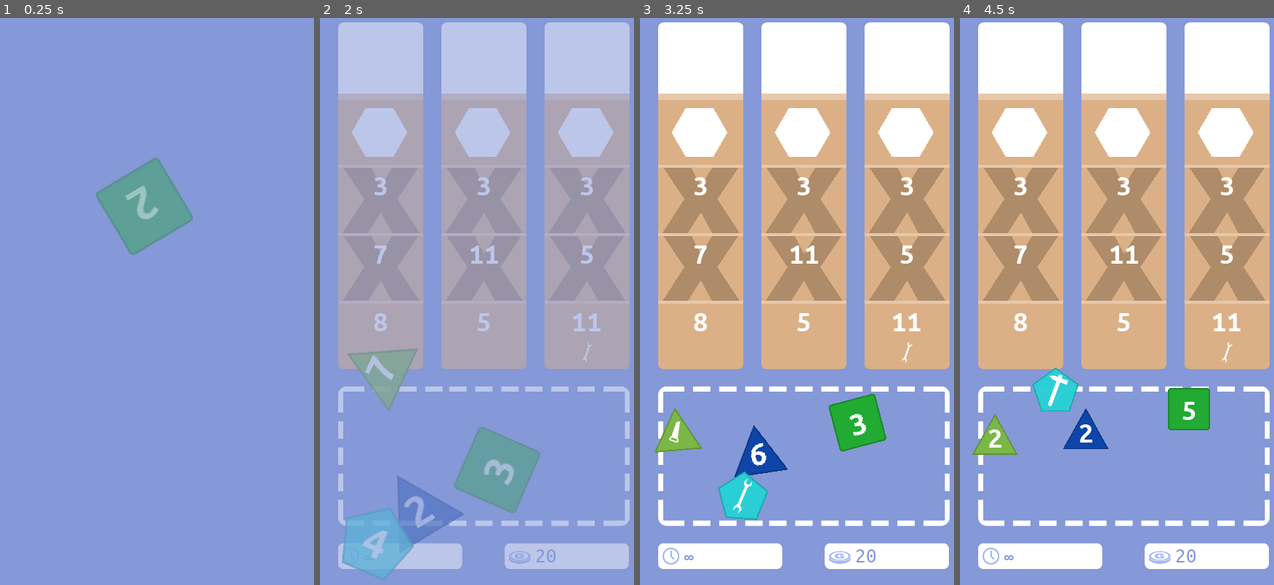
Above: before the commit, frames 1-4 (left to right).
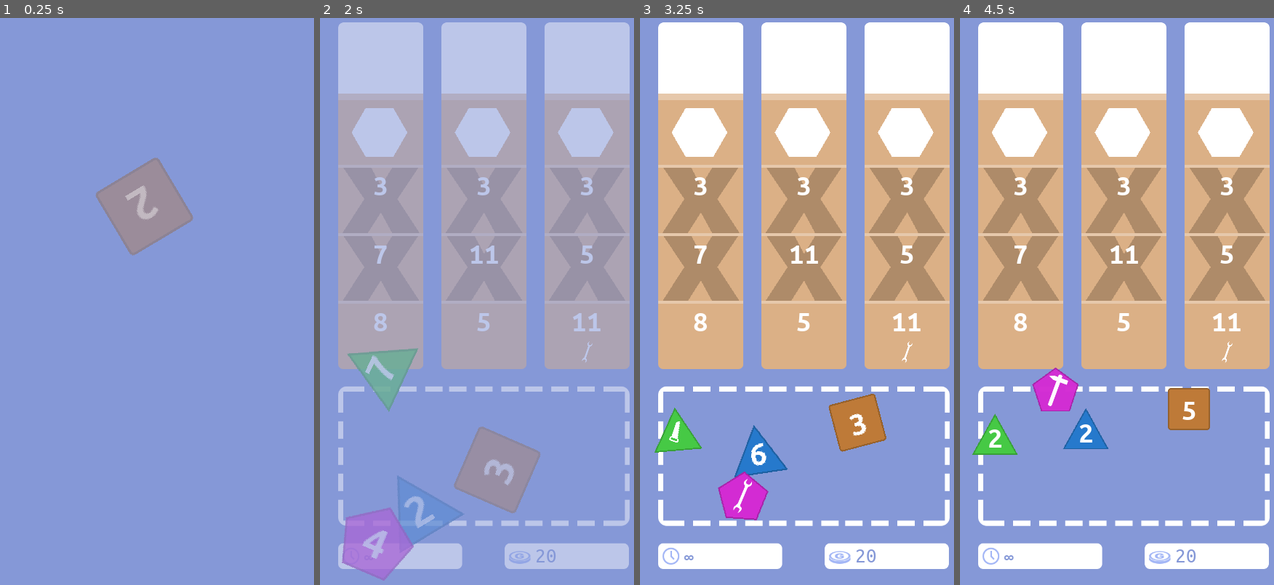
Above: after the commit, the same moments.

Repository: matzebond/DiceRepair
Game: Godot game, scene res://scenes/screens/RootNode.tscn
Same seed, same stepped clock (60 frames per second), same inputs: the game is played once before the commit and once after it.
Inputs (mouse positions are in pixels of both pictures, inside the frame that each line leads up to):
- Up to frame 1 (0.25 s): no input
- Up to frame 2 (2 s): tap Enter (ui_accept) at 0.5 s; drag from (451, 216) to (483, 397) at 0.52 s; drag from (323, 499) to (483, 397) at 1.27 s
- Up to frame 3 (3.25 s): move the mouse to (815, 471) at 2.02 s; click (815, 471) at 2.17 s; drag from (683, 414) to (699, 199) at 2.77 s
- Up to frame 4 (4.5 s): drag from (1079, 443) to (1019, 199) at 3.52 s; drag from (1073, 488) to (1019, 199) at 4.27 s

The runs differ from the first frame. In frame 1, 3.0% of the frame differs, in the area x 30-62%, y 24-42%; in frame 2, 4.3%, in the area x 6-71%, y 72-100%; in frame 3, 3.3%; in frame 4, 2.6%.

Commit message:
seperating dice colors

Diff:
--- a/scenes/screens/RootScript.gd
+++ b/scenes/screens/RootScript.gd
@@ -33,10 +33,15 @@
     dragging_die = false
     money = 20
     game_round = 0
-    place_tools()
+    construct_dice()
     load_scene(TutorialScene)
 
-func place_tools():
+func construct_dice():
+    var color =  Color.from_hsv(rand_range(0,0.25), rand_range(0.6, 1), rand_range(0.8, 1))
+    for die in dice:
+        die.color = color
+        color = Color.from_hsv(color.h + 1.0/len(dice), rand_range(0.6, 1), rand_range(0.8, 1))
+
     #place tools on number faces
     var face_len = 0
     for die in dice:
